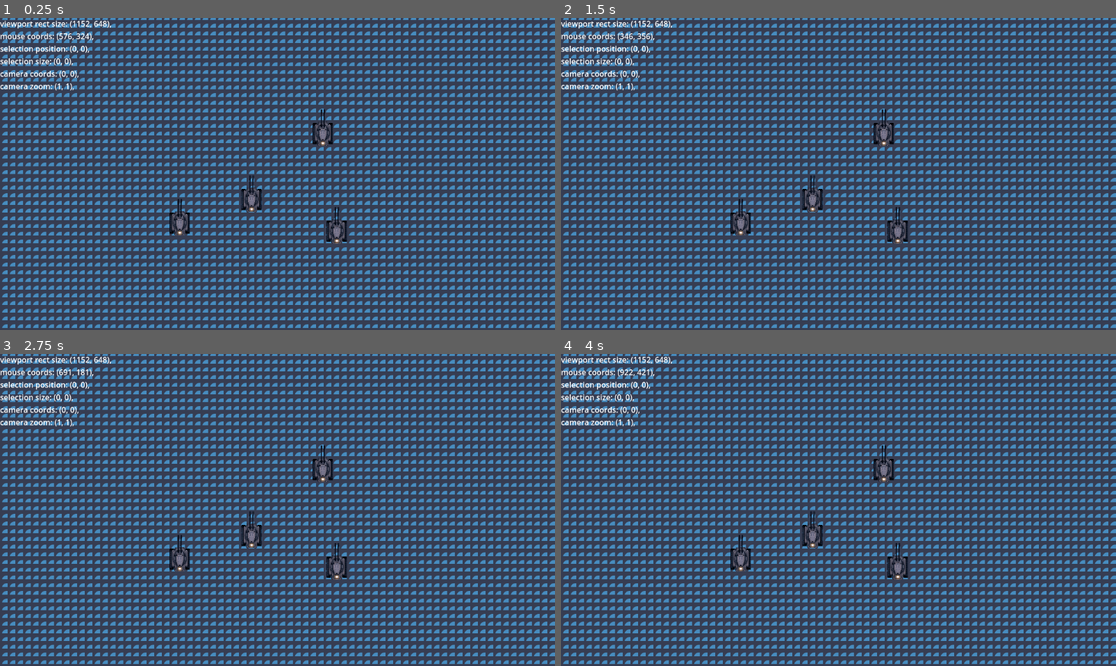
Above: before the commit, frames 1-4 (two rows, left to right).
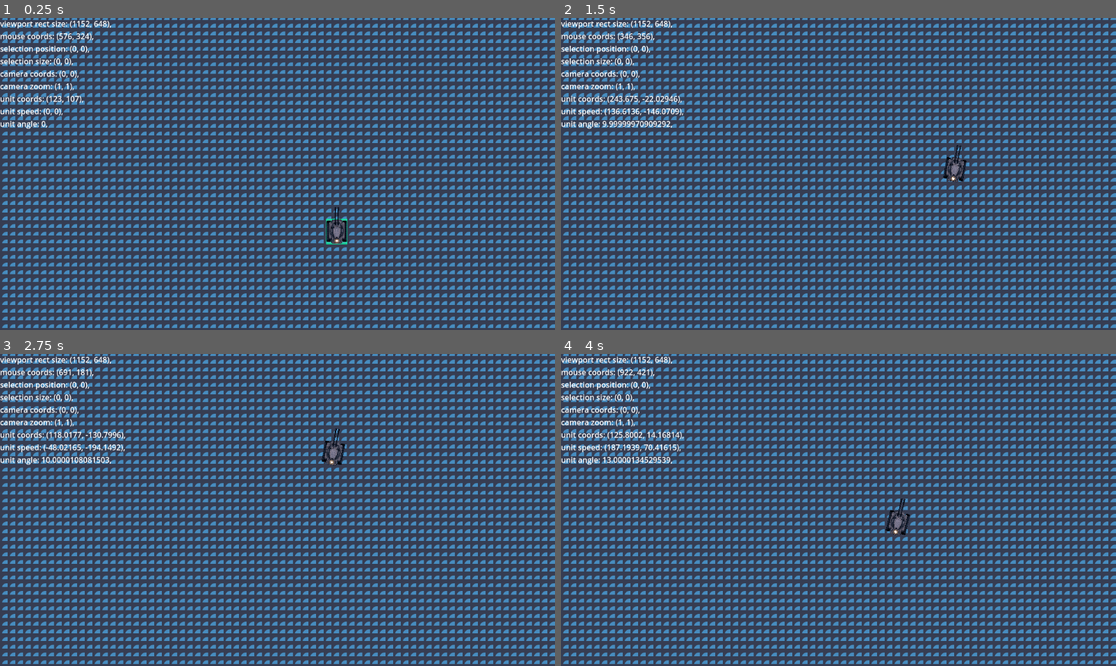
Above: after the commit, the same moments.

Repository: OleksandrLevchuk/godot4-rts
Game: Godot game, scene res://world.tscn
Same seed, same stepped clock (60 frames per second), same inputs: the game is played once before the commit and once after it. The engine's default icon, where the game draws it, is replaced by a stand-in: a white triangle on a blue panel in a dark square.
Inputs (mouse positions are in pixels of both pictures, inside the frame that each line leads up to):
- Up to frame 1 (0.25 s): no input
- Up to frame 2 (1.5 s): tap Enter at 0.5 s; move the mouse to (960, 158) at 0.52 s; hold Right mouse button (right_click) 0.53-1.28 s; move the mouse to (727, 189) at 1.27 s; click (727, 189) at 1.35 s
- Up to frame 3 (2.75 s): right-click (166, 525) at 1.55 s; move the mouse to (333, 441) at 2.02 s; hold Right mouse button (right_click) from 2.03 s (still down)
- Up to frame 4 (4 s): move the mouse to (810, 572) at 2.77 s; release Right mouse button (right_click) at 2.78 s; right-click (810, 572) at 2.85 s; move the mouse to (1005, 556) at 3.52 s; hold Right mouse button (right_click) from 3.53 s (still down); click (1005, 556) at 3.6 s

The runs differ from the first frame. In frame 1, 1.1% of the frame differs, in the area x 0-63%, y 24-73%; in frame 2, 1.8%, in the area x 0-74%, y 24-73%; in frame 3, 1.8%; in frame 4, 1.8%.

Commit message:
18 hours in
started implementing a system of rotation, so a vehicle can't drive towards a destination without turning to face it first.
learned a bit of trigonometry - radians, atan2, etc.
learned to work with delta.
read the global variables list in gdscript

Diff:
--- a/info.gd
+++ b/info.gd
@@ -10,9 +10,11 @@
 		'mouse coords': get_global_mouse_position(),
 		'selection position': panel.position,
 		'selection size': panel.size,
-#		'unit coords': unit.position,
 		'camera coords': camera.position,
 		'camera zoom': camera.zoom,
+		'unit coords': unit.position,
+		'unit speed': unit.velocity,
+		'unit angle': rad_to_deg(unit.rotation),
 	}
 	var s = ''
 	for key in dict:
--- /dev/null
+++ b/todo list.gd
@@ -0,0 +1,8 @@
+extends Node
+var list = '
+change the tank orientation as it moves
+try to make a photoshop like navigation in godot
+make the tank turret separate for future animations
+look into pathfinding...
+maybe precalculate destinations of units in moving groups
+'
--- a/unit.gd
+++ b/unit.gd
@@ -1,14 +1,17 @@
 extends CharacterBody2D
 
+@onready var box = get_node('selectbox')
+@onready var animation = get_node('AnimationPlayer')
+@onready var destination = position
 @export var is_selected = false
-@onready var box = get_node('selectbox')
-@onready var anim = get_node('AnimationPlayer')
-@onready var target = position
-var follow_cursor = false
-var speed = 100
+var is_moving = false
+var is_rotating = false
+var max_speed = 200
+var rotation_speed = PI / 3 # how many seconds it takes to do a 180 degrees turn
 
 func _ready():
-	anim.speed_scale = 2.0
+	animation.speed_scale = 2.0
+	set_selected(is_selected)
 
 func set_selected(value):
 	is_selected = value
@@ -17,17 +20,22 @@
 
 func _input(event):
 	if event.is_action_pressed('right_click'):
-		follow_cursor = true
-	if event.is_action_released('right_click'):
-		follow_cursor = false
+		destination = get_global_mouse_position()
+		is_moving = true
+		is_rotating = true
+		animation.play('drive')
 
 func _physics_process(_delta):
-	if follow_cursor == true:
-		if is_selected:
-			target = get_global_mouse_position()
-			anim.play('drive')
-	velocity = position.direction_to(target) * speed
-	if position.distance_to(target) > 15:
-		move_and_slide()
-	else:
-		anim.stop()
+	if not is_moving: # waiting for orders
+		return # so do nothing
+	if position.distance_to(destination) < 15: # we've arrived, let's stop
+		is_moving = false
+		animation.stop()
+		return # otherwise, keep moving
+	if is_rotating:
+		var angle_to_destination = position.angle_to_point(destination)
+		rotation = rotation + deg_to_rad( randi()%3 - 1 )
+		if abs( rotation - angle_to_destination ) < deg_to_rad( 5 ):
+			is_rotating = false
+	velocity = position.direction_to(destination) * max_speed
+	move_and_slide()
--- a/unit.tscn
+++ b/unit.tscn
@@ -15,6 +15,21 @@
 border_color = Color(0, 0.945098, 0.627451, 1)
 border_blend = true
 
+[sub_resource type="Animation" id="Animation_66ek5"]
+length = 0.001
+tracks/0/type = "value"
+tracks/0/imported = false
+tracks/0/enabled = true
+tracks/0/path = NodePath("Tank:frame")
+tracks/0/interp = 1
+tracks/0/loop_wrap = true
+tracks/0/keys = {
+"times": PackedFloat32Array(0),
+"transitions": PackedFloat32Array(1),
+"update": 1,
+"values": [0]
+}
+
 [sub_resource type="Animation" id="Animation_jhrpe"]
 resource_name = "drive"
 length = 0.4
@@ -30,21 +45,6 @@
 "transitions": PackedFloat32Array(1, 1, 1, 1),
 "update": 1,
 "values": [0, 1, 2, 3]
-}
-
-[sub_resource type="Animation" id="Animation_66ek5"]
-length = 0.001
-tracks/0/type = "value"
-tracks/0/imported = false
-tracks/0/enabled = true
-tracks/0/path = NodePath("Tank:frame")
-tracks/0/interp = 1
-tracks/0/loop_wrap = true
-tracks/0/keys = {
-"times": PackedFloat32Array(0),
-"transitions": PackedFloat32Array(1),
-"update": 1,
-"values": [0]
 }
 
 [sub_resource type="AnimationLibrary" id="AnimationLibrary_3hjh7"]
--- a/world.tscn
+++ b/world.tscn
@@ -1,10 +1,11 @@
-[gd_scene load_steps=9 format=3 uid="uid://byys03pyjar55"]
+[gd_scene load_steps=10 format=3 uid="uid://byys03pyjar55"]
 
 [ext_resource type="Script" path="res://selectbox.gd" id="1_lcklq"]
 [ext_resource type="Script" path="res://world.gd" id="1_ypdlr"]
 [ext_resource type="Texture2D" uid="uid://bkqqokig6kd87" path="res://icon.svg" id="2_sfpdn"]
 [ext_resource type="Script" path="res://info.gd" id="2_vad6t"]
 [ext_resource type="PackedScene" uid="uid://cxe80dasal4cw" path="res://unit.tscn" id="3_it4u3"]
+[ext_resource type="Script" path="res://todo list.gd" id="6_loxv4"]
 
 [sub_resource type="TileSetAtlasSource" id="TileSetAtlasSource_35yg4"]
 texture = ExtResource("2_sfpdn")
@@ -96,15 +97,7 @@
 
 [node name="unit" parent="Units" instance=ExtResource("3_it4u3")]
 position = Vector2(123, 107)
-
-[node name="unit2" parent="Units" instance=ExtResource("3_it4u3")]
-position = Vector2(-54, 41)
-
-[node name="unit3" parent="Units" instance=ExtResource("3_it4u3")]
-position = Vector2(94, -96)
-
-[node name="unit4" parent="Units" instance=ExtResource("3_it4u3")]
-position = Vector2(-203, 90)
+is_selected = true
 
 [node name="ui" type="CanvasLayer" parent="."]
 
@@ -120,5 +113,8 @@
 
 [node name="Camera" type="Camera2D" parent="."]
 
+[node name="todo list" type="Node" parent="."]
+script = ExtResource("6_loxv4")
+
 [connection signal="area_selected" from="ui/selectbox" to="." method="_on_selectbox_area_selected"]
 [connection signal="item_rect_changed" from="Camera" to="ui/selectbox" method="_on_camera_item_rect_changed"]
